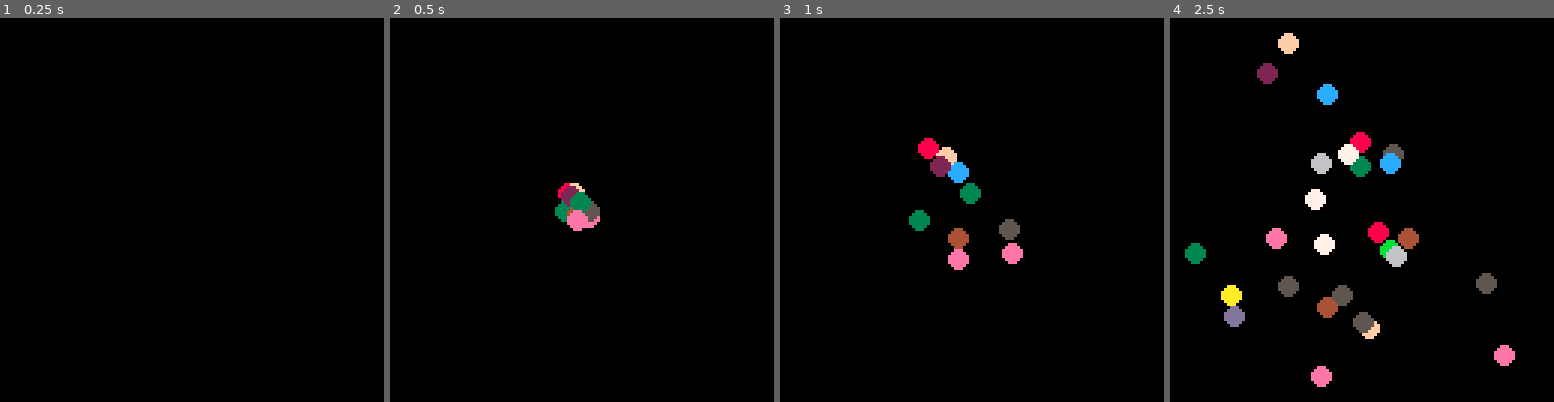
Above: before the commit, frames 1-4 (left to right).
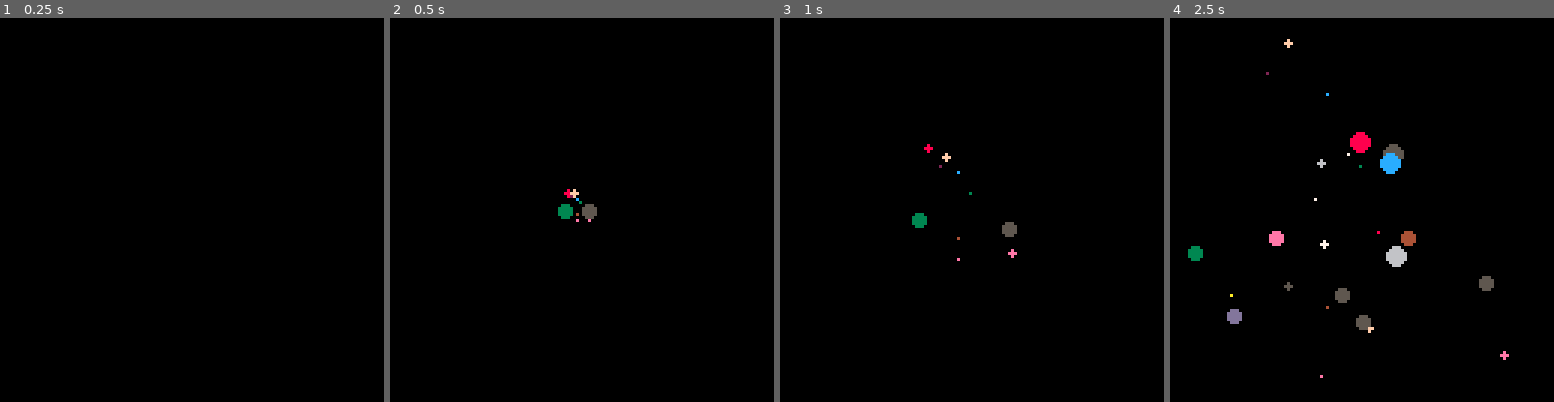
Above: after the commit, the same moments.

Repository: JohnErnestBonanno/pico8
Game: PICO-8 cartridge particles.p8
Two runs of this game, one before a commit and one after it. Both use one fixed random seed, a clock stepped at 60 frames per second and the inputs below.
Inputs:
- Up to frame 1 (0.25 s): no input
- Up to frame 2 (0.5 s): tap X (X key) at 0.33 s
- Up to frame 3 (1 s): no input
- Up to frame 4 (2.5 s): tap X (X key) at 1.07, 1.85 s

Frame 1 is identical in both runs. In frame 2, 0.8% of the frame differs, in the area x 42-55%, y 42-56%; in frame 3, 1.8%; in frame 4, 3.8%, in the area x 3-90%, y 3-97%.

Commit message:
Randomize sizes of particles

Diff:
--- a/particles.p8
+++ b/particles.p8
@@ -10,6 +10,7 @@
 	parts={}
 end
 
+--could nest in a function
 function _update()
 	if btnp(❎) then
 		for i=1,10 do
@@ -18,7 +19,8 @@
 					y=63,
 					sx=rnd(2)-1,
 					sy=rnd(2)-1,
-					col=flr(rnd(16))
+					col=flr(rnd(16)),
+					r=rnd(4)
 					})
 			end
 	end
@@ -37,7 +39,7 @@
 function _draw()
 	cls()
 	for p in all(parts) do
-		circfill(p.x,p.y,3,p.col)
+		circfill(p.x,p.y,p.r,p.col)
 	end
 end
 
